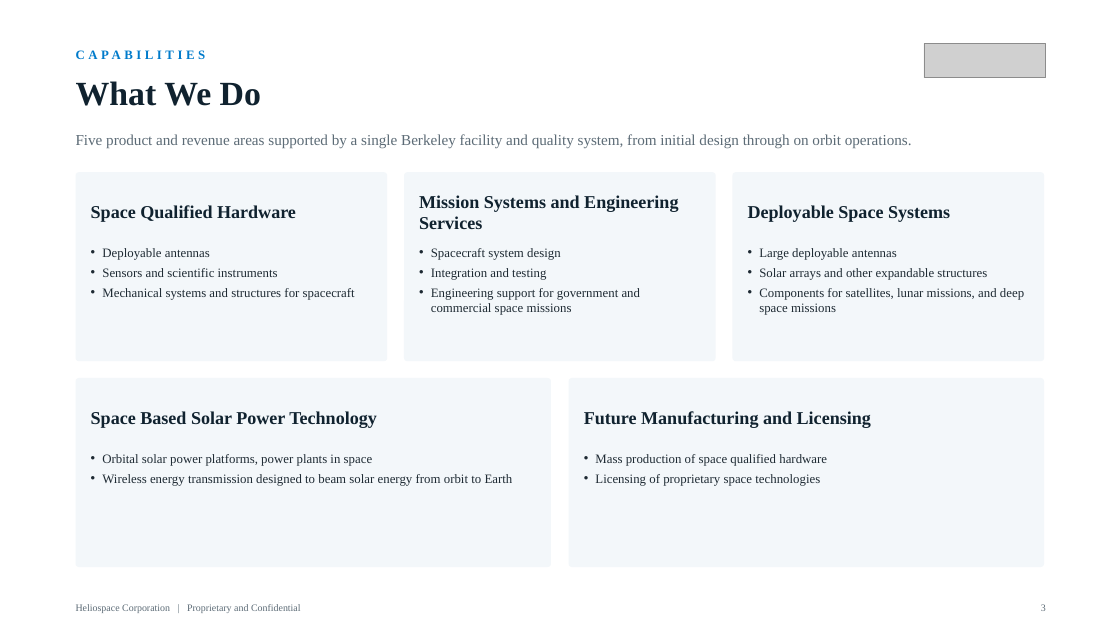
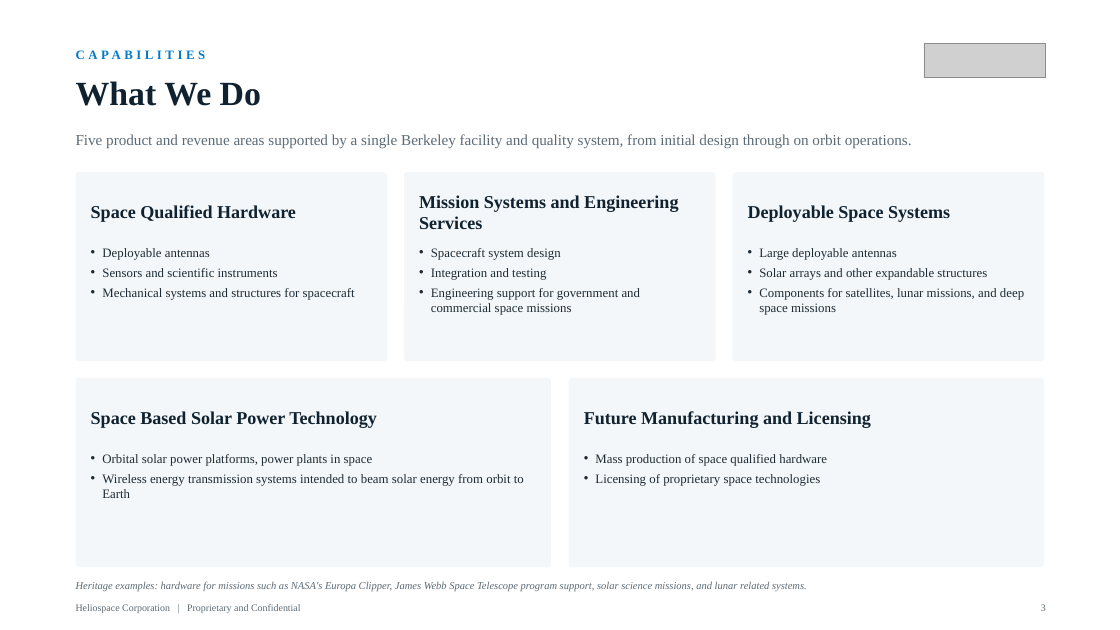
Before and after one commit to anthonyleedu/anthonyleedu, a slide deck: slide 3 of Heliospace_Investor_Overview.pptx. Drawn at 1120x630 pixels with LibreOffice and Linux fonts; fonts in the diff are those of the drawing; grey boxes stand for pictures. Boxes give left, top, right and bottom in pixels: in the first picture for what was removed or moved away, otherwise in the second. Text is boxed around its words. In the diff, an @@ line names an element or a change of style, - is before the commit and + after.

```diff
--- a/Heliospace_Investor_Overview.pptx
+++ b/Heliospace_Investor_Overview.pptx
@@ text at <box>102,474,524,498</box>: text changed @@
-• Wireless energy transmission designed to beam solar energy from orbit to Earth
+• Wireless energy transmission systems intended to beam solar energy from orbit to Earth
@@ text added at <box>76,581,807,591</box>, 9 pt, text #5C6B76, italic @@
+Heritage examples: hardware for missions such as NASA's Europa Clipper, James Webb Space Telescope program support, solar science missions, and lunar related systems.
```
Also in this commit, not shown: 2 other slides changed.
